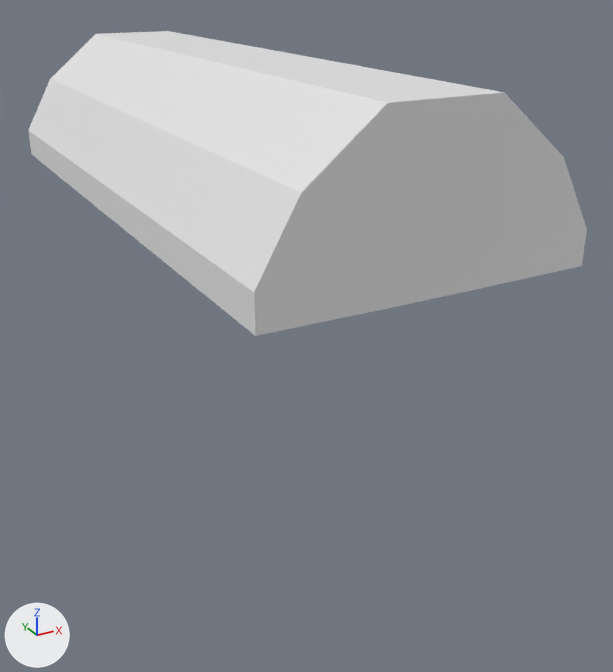
One commit to the Blender file Obj_Chest_Normal_A.blend: the scene before it, then after it.
One viewpoint serves both versions: a camera (50 mm lens) standing at (-6.64, -14.51, 8.88) and looking at (0.72, -1.14, 2.2). Every picture has the same lights, and +X, +Y and +Z are marked at lower left. The first picture is the older version.

Objects in the first picture: 'Lid'.
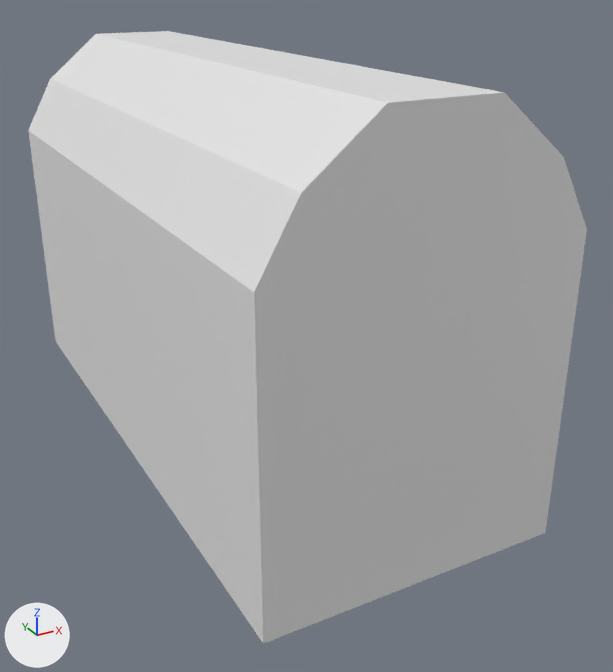
Boxes [x1, y1, x2, y2] around the edits, measured in the pictures (613 x 672 px):
'Cube', shown: after [32, 155, 582, 644]

The edits, one by one:
Object 'Cube' (ob_cube) is now shown.
